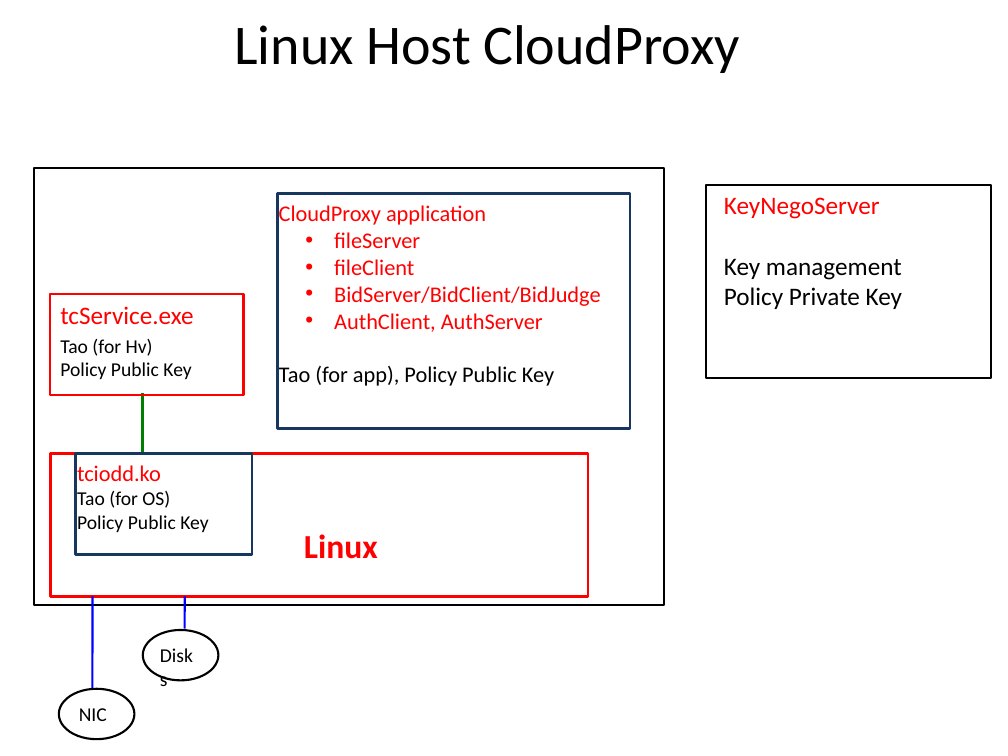
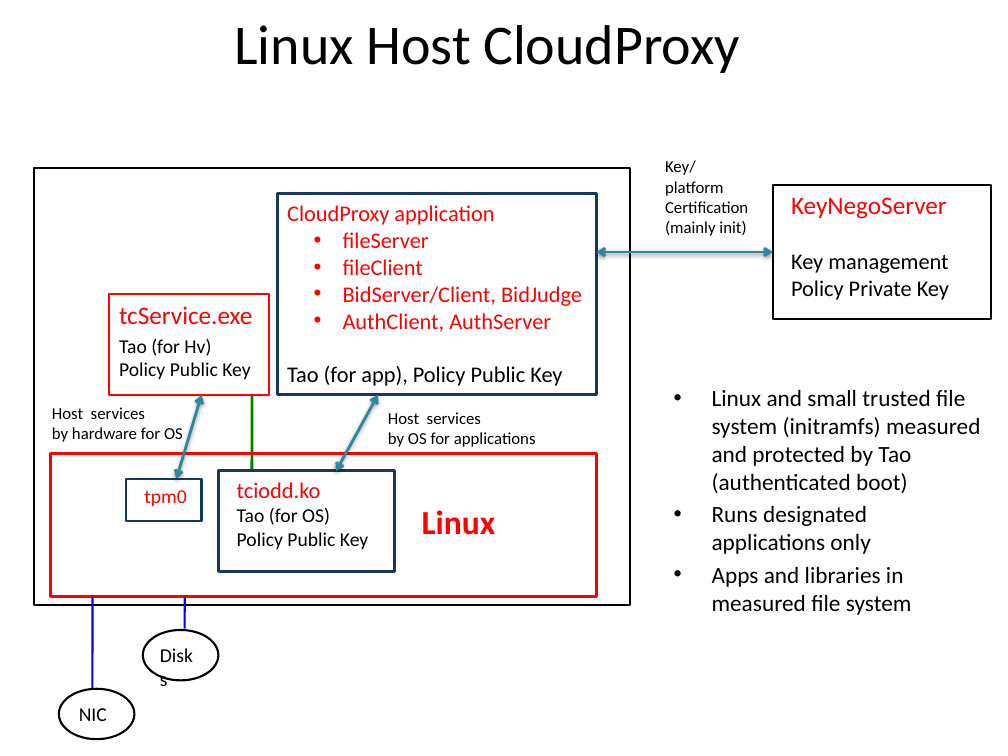
Before and after one commit to jlmucb/cloudproxy, a slide deck: slide 9 of Doc/Hypervisor.pptx (slide 1 before the commit). Drawn at 1008x756 pixels with LibreOffice and Linux fonts; fonts in the diff are those of the drawing. Boxes give left, top, right and bottom in pixels: in the first picture for what was removed or moved away, otherwise in the second. Text is boxed around its words. In the diff, an @@ line names an element or a change of style, - is before the commit and + after.

```diff
--- a/Doc/Hypervisor.pptx
+++ b/Doc/Hypervisor.pptx
@@ rectangle: place and size @@
-rectangle at [33, 168, 663, 605]
+rectangle at [33, 168, 630, 605]
@@ text added at [665, 160, 748, 236], 12 pt, text #000000 @@
+Key/platform
+Certification
+(mainly init)
@@ text "CloudProxy application": place and size @@
-text "CloudProxy application" at [279, 205, 601, 386]
+text "CloudProxy application" at [287, 205, 582, 386]
@@ rectangle: place and size @@
-rectangle at [277, 194, 630, 428]
+rectangle at [277, 194, 597, 395]
@@ rectangle: place and size @@
-rectangle at [706, 184, 991, 378]
+rectangle at [773, 184, 992, 319]
@@ text "KeyNegoServer": place and size @@
-text "KeyNegoServer" at [724, 197, 902, 309]
+text "KeyNegoServer" at [791, 254, 949, 300]
@@ double arrow added from (597, 252) to (773, 252), #31859C 2 pt @@
@@ text at [791, 254, 949, 300]: size 18 to 16 pt in "Key management", "Policy Private Key" @@
@@ text "tcService.exe": place and size @@
-text "tcService.exe" at [60, 306, 193, 324]
+text "tcService.exe" at [119, 306, 252, 324]
@@ rectangle: place and size @@
-rectangle at [50, 294, 244, 395]
+rectangle at [109, 294, 268, 395]
@@ text at [343, 286, 582, 306]: text changed @@
-  • BidServer/BidClient/BidJudge
+  • BidServer/Client, BidJudge
@@ text "Tao (for Hv)": place and size @@
-text "Tao (for Hv)" at [60, 339, 191, 379]
+text "Tao (for Hv)" at [119, 339, 250, 379]
@@ text added at [52, 407, 183, 442], 12 pt, text #000000 @@
+Host services
+by hardware for OS
@@ double arrow added from (202, 395) to (176, 479), #31859C 2 pt @@
@@ line moved from (143, 393) - (143, 454) to (252, 395) - (252, 471) @@
@@ double arrow added from (336, 471) to (378, 395), #31859C 2 pt @@
@@ text added at [388, 412, 536, 447], 12 pt, text #000000 @@
+Host services
+by OS for applications
@@ text added at [712, 390, 980, 611], 16.6 pt, text #000000 @@
+• Linux and small trusted file system (initramfs) measured and protected by Tao (authenticated boot)
+• Runs designated applications only
+• Apps and libraries in measured file system
@@ rectangle: place and size @@
-rectangle at [50, 454, 588, 597]
+rectangle at [50, 454, 597, 597]
@@ rectangle added at [126, 479, 202, 521], outline #17375E 2 pt @@
@@ rectangle: place and size @@
-rectangle at [76, 454, 252, 554]
+rectangle at [219, 471, 395, 572]
@@ text "tciodd.ko": place and size @@
-text "tciodd.ko" at [77, 465, 208, 532]
+text "tciodd.ko" at [237, 482, 368, 549]
@@ text added at [144, 490, 186, 506], 14 pt, text #FF0000 @@
+tpm0
@@ text "Linux": place and size @@
-text "Linux" at [304, 534, 378, 559]
+text "Linux" at [422, 510, 496, 535]
```
Also in this commit, not shown: 9 other slides changed, 8 slides added, 3 slides removed, 9 other files.
